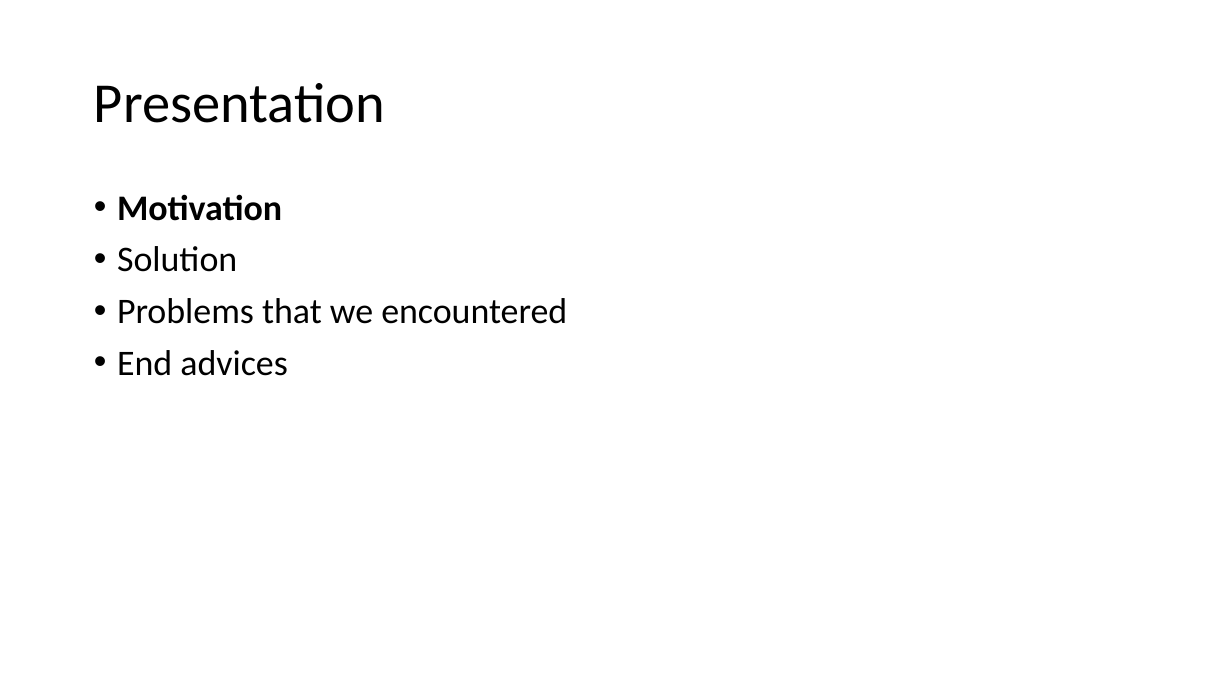
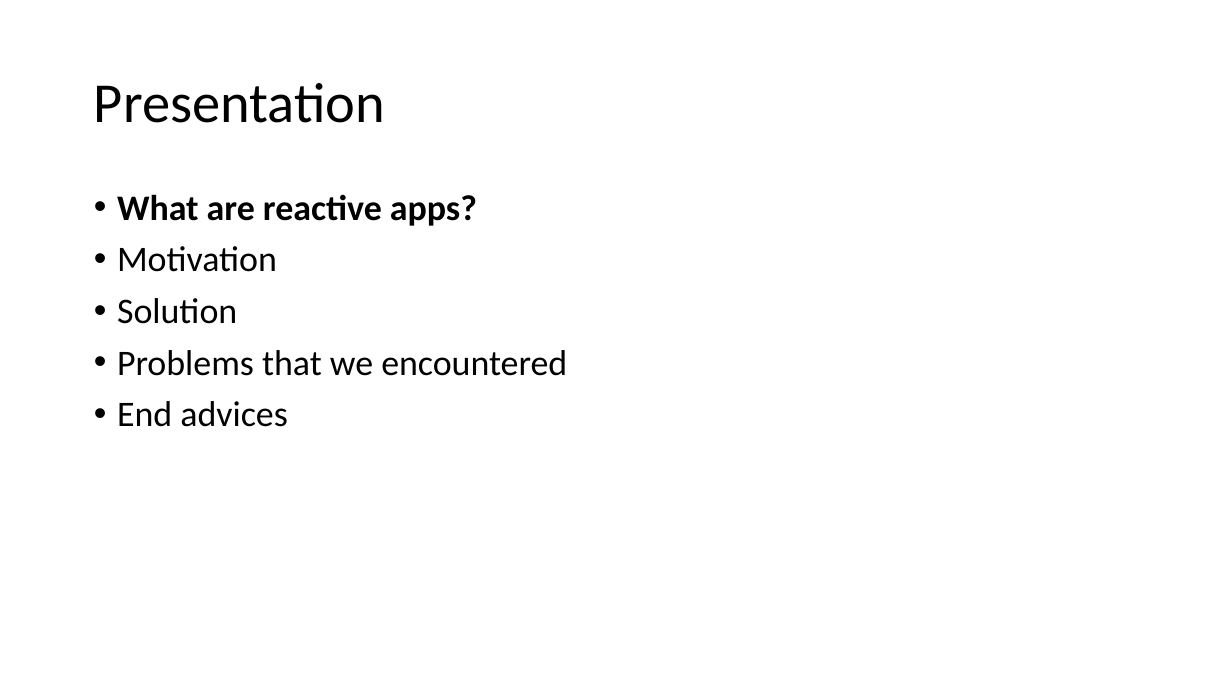
Before and after one commit to MihaiTheCoder/EventMadness, a slide deck: slide 2 of Reactive programming.pptx. Drawn at 1232x693 pixels with LibreOffice and Linux fonts; fonts in the diff are those of the drawing. Boxes give left, top, right and bottom in pixels: in the first picture for what was removed or moved away, otherwise in the second. Text is boxed around its words. In the diff, an @@ line names an element or a change of style, - is before the commit and + after.

```diff
--- a/Reactive programming.pptx
+++ b/Reactive programming.pptx
@@ text at (117, 194, 477, 226): paragraph added @@
+• What are reactive apps?
@@ text at (117, 246, 277, 272): bold off in "Motivation" @@
```
Also in this commit, not shown: 5 other slides changed, 5 slides added, 1 other file.
